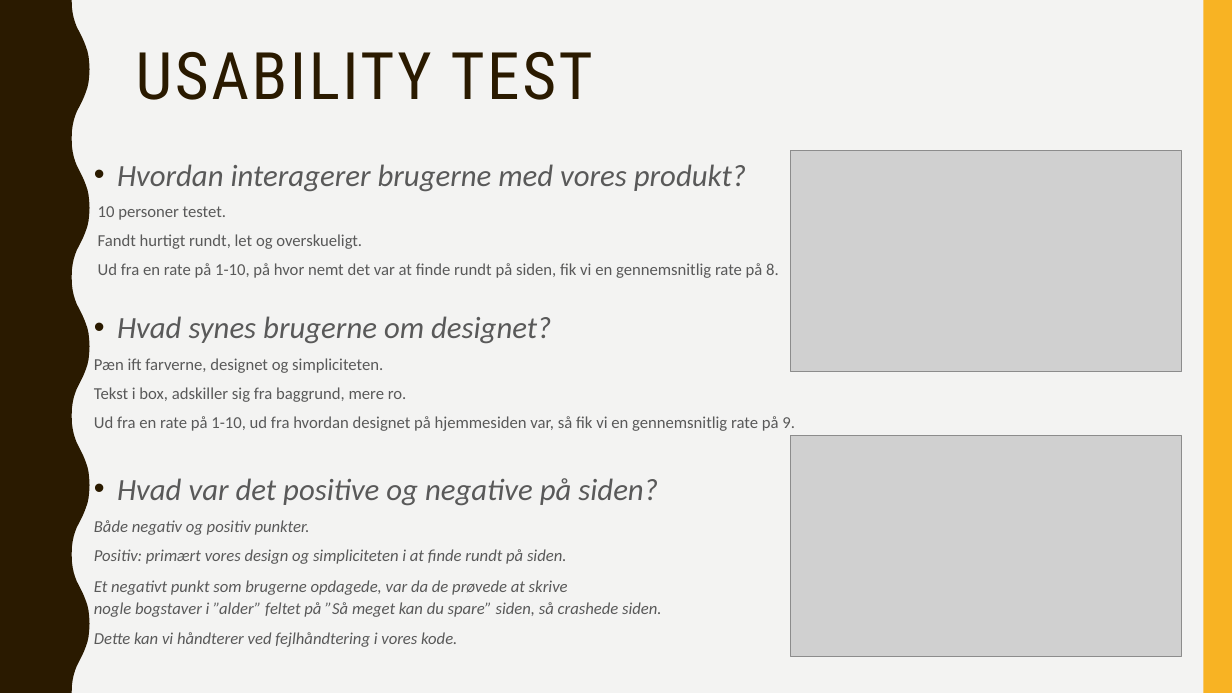
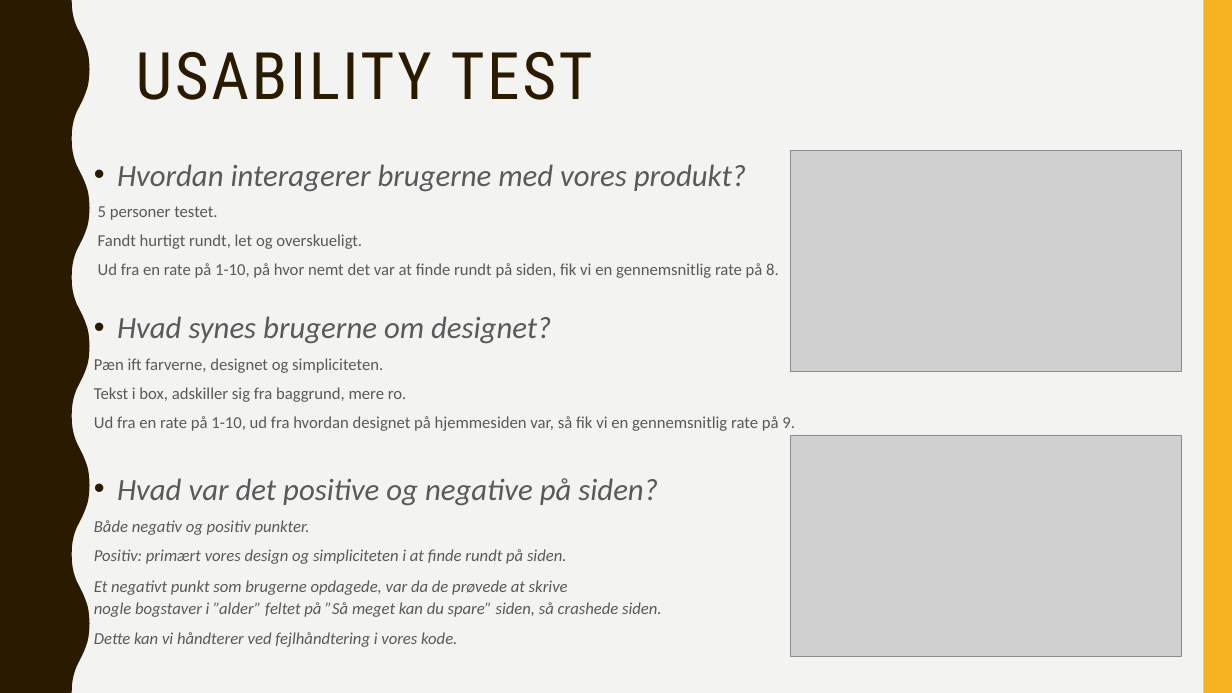
Before and after one commit to Alex8943/mad-spild, a slide deck: slide 12 of powerpoint-mad-spildFinal.pptm. Drawn at 1232x693 pixels with LibreOffice and Linux fonts; fonts in the diff are those of the drawing; grey boxes stand for pictures. Boxes give left, top, right and bottom in pixels: in the first picture for what was removed or moved away, otherwise in the second. Text is boxed around its words. In the diff, an @@ line names an element or a change of style, - is before the commit and + after.

Commit message:
pp

```diff
--- a/powerpoint-mad-spildFinal.pptm
+++ b/powerpoint-mad-spildFinal.pptm
@@ text at [98,206,217,220]: text changed @@
-10 personer testet.
+5 personer testet.
```
